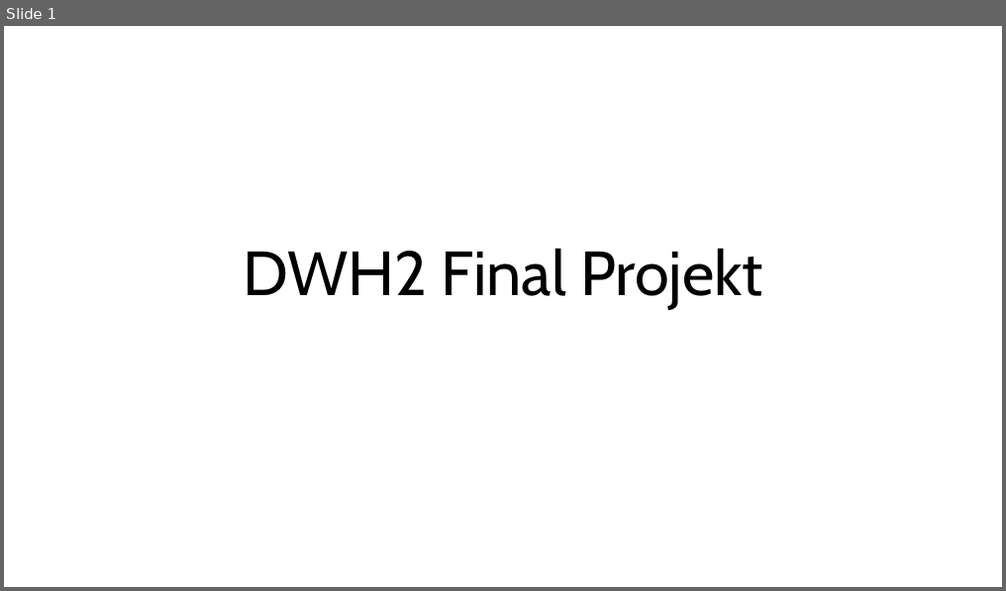
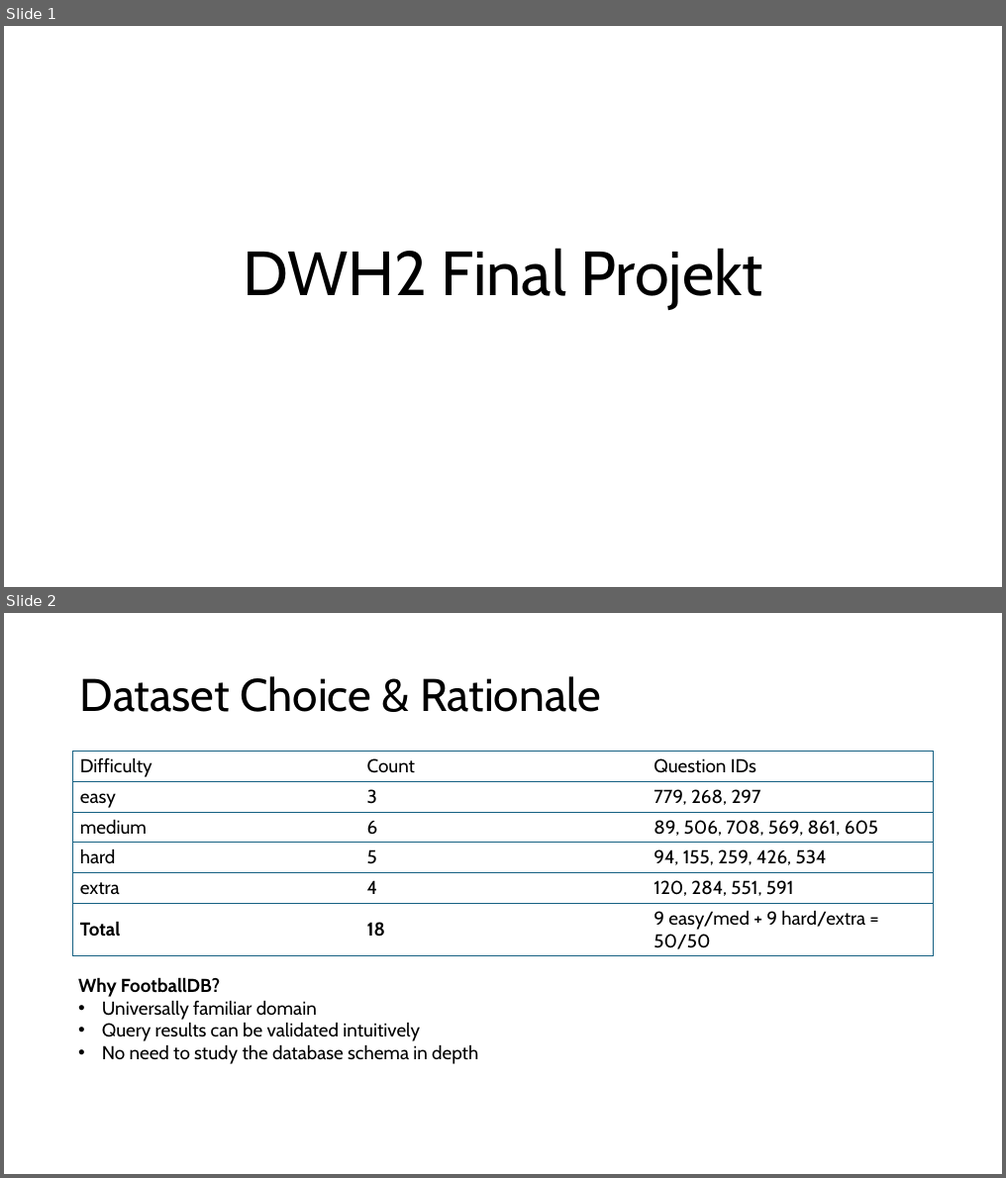
Before and after one commit to bjoern555/dwh2-text-to-sql, a slide deck: docs/DHW2_Wagner_Kryeziu_Johnson.pptx. Shown one above the other, each under a label of ours: slide 1 before the commit, slides 1 and 2 after it. The pictures are 1006x591 and 1006x1178 pixels, drawn with LibreOffice and Linux fonts; fonts in the diff are those of the drawing. Boxes give left, top, right and bottom in pixels: in the first picture for what was removed or moved away, otherwise in the second. Text is boxed around its words. In the diff, an @@ line names an element or a change of style, - is before the commit and + after.

```diff
--- a/docs/DHW2_Wagner_Kryeziu_Johnson.pptx
+++ b/docs/DHW2_Wagner_Kryeziu_Johnson.pptx
@@ slide 2 added at bbox=[4, 613, 1002, 1174], background #FFFFFF @@
@@ title added at bbox=[80, 676, 600, 712], 44 pt, text #000000 @@
+Dataset Choice & Rationale
@@ table added at bbox=[73, 752, 933, 954], 6 rows, 3 columns @@
+Difficulty | Count | Question IDs
+easy | 3 | 779, 268, 297
+medium | 6 | 89, 506, 708, 569, 861, 605
+hard | 5 | 94, 155, 259, 426, 534
+extra | 4 | 120, 284, 551, 591
+Total | 18 | 9 easy/med + 9 hard/extra = 50/50
@@ text added at bbox=[78, 977, 478, 1064], 18 pt, text #000000 @@
+Why FootballDB?
+• Universally familiar domain
+• Query results can be validated intuitively
+• No need to study the database schema in depth
```
Also in this commit, not shown: 6 other slides added, 1 slide removed.
